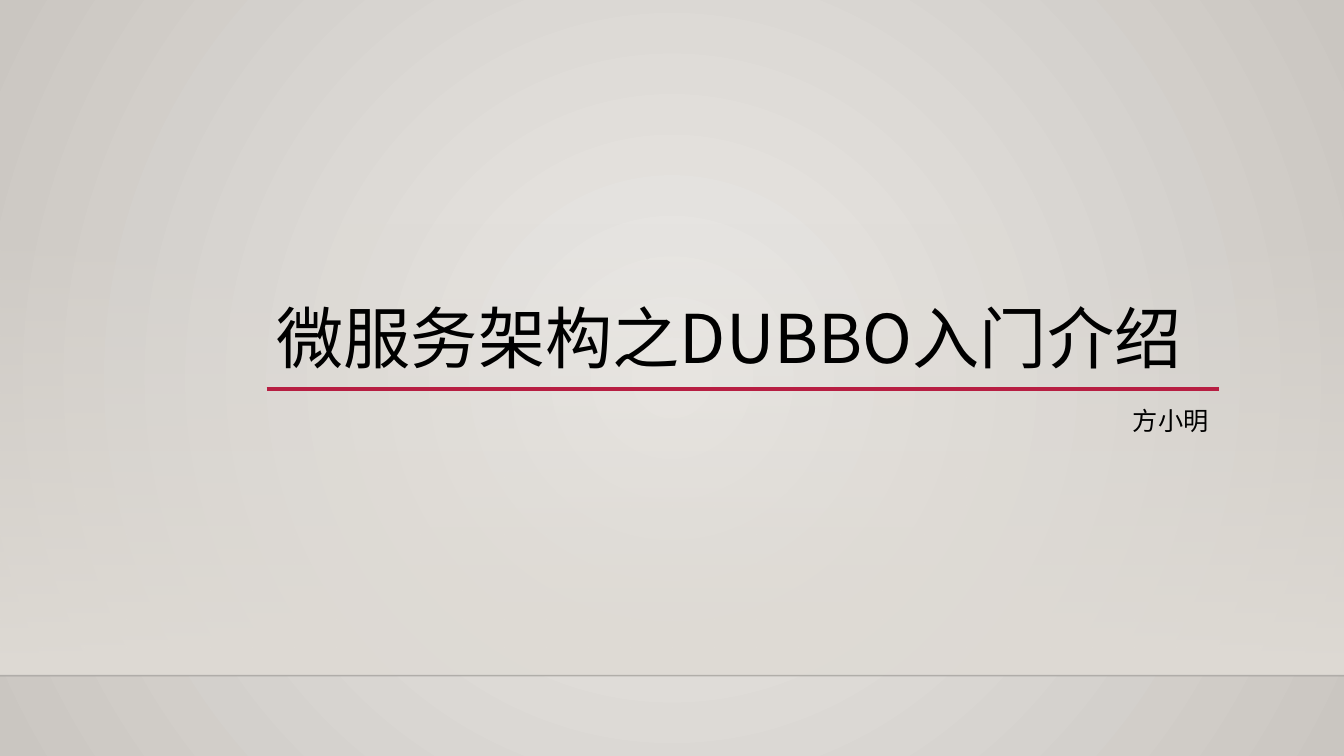
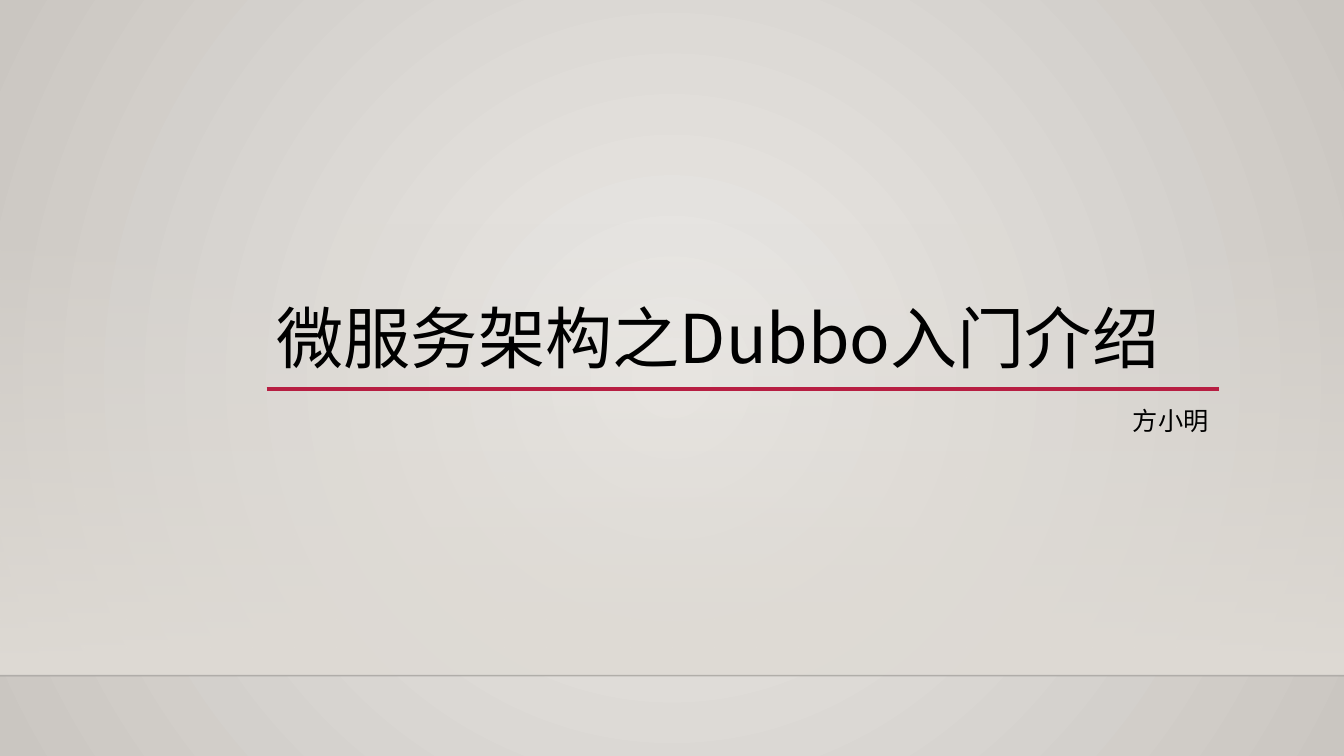
Before and after one commit to fxmayl/dubbo, a slide deck: slide 1 of 微服务架构之Dubbo入门介绍.pptx. Drawn at 1344x756 pixels with LibreOffice and Linux fonts; fonts in the diff are those of the drawing; background and template pictures are left out. Boxes give left, top, right and bottom in pixels: in the first picture for what was removed or moved away, otherwise in the second. Text is boxed around its words. In the diff, an @@ line names an element or a change of style, - is before the commit and + after.

```diff
--- a/微服务架构之Dubbo入门介绍.pptx
+++ b/微服务架构之Dubbo入门介绍.pptx
@@ title at [277, 306, 1160, 369]: text changed @@
-微服务架构之DUBBO入门介绍
+微服务架构之Dubbo入门介绍
```
Also in this commit, not shown: 2 other slides changed.
